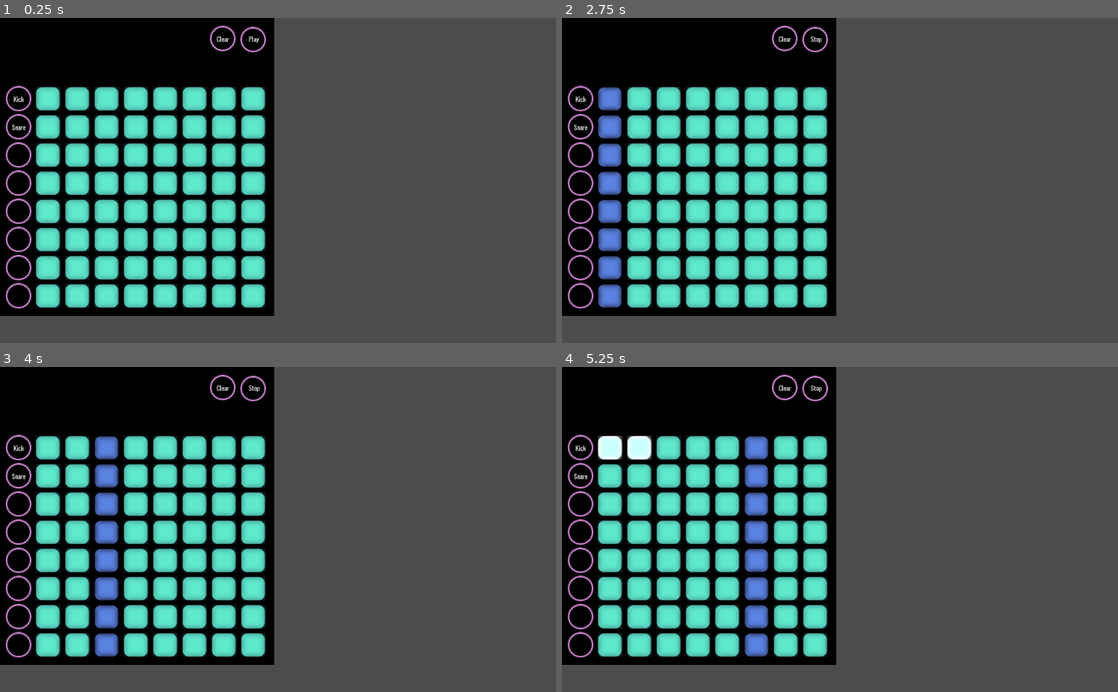
Above: before the commit, frames 1-4 (two rows, left to right).
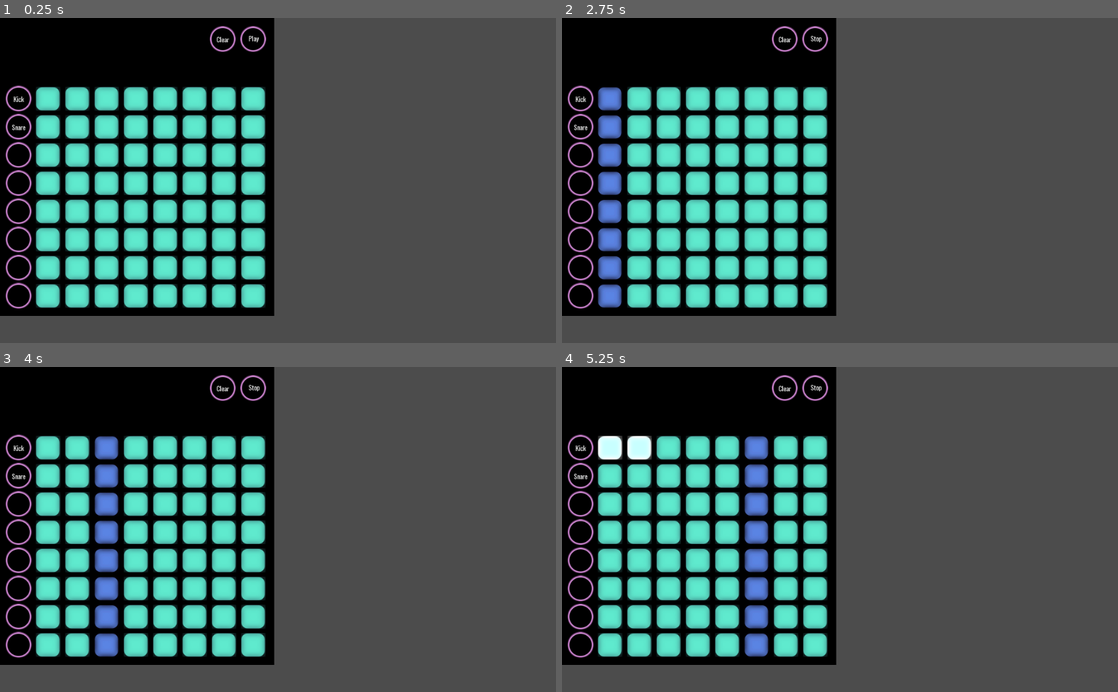
Above: after the commit, the same moments.

Repository: mdructor/beat_hacker
Game: Godot game, scene res://Assets/Scenes/Sequencer.tscn
Two runs of this game, one before a commit and one after it. Both use one fixed random seed, a clock stepped at 60 frames per second and the inputs below.
Inputs (mouse positions are in pixels of both pictures, inside the frame that each line leads up to):
- Up to frame 1 (0.25 s): no input
- Up to frame 2 (2.75 s): click "Play" at 0.5 s; click "Stop" at 1.25 s; click "Play" at 2 s
- Up to frame 3 (4 s): click "Clear" at 2.75 s; click "Kick" at 3.5 s
- Up to frame 4 (5.25 s): click (612, 448) at 4.25 s; click (639, 448) at 5.02 s

The runs differ from the first frame. In frame 1, 0.2% of the frame differs, in the area x 37-48%, y 2-11%; in frame 2, 0.2%; in frame 3, 0.2%; in frame 4, 0.2%.

Commit message:
Fix button sizing

Diff:
--- a/Assets/Scenes/Sequencer.tscn
+++ b/Assets/Scenes/Sequencer.tscn
@@ -18,9 +18,9 @@
 
 [node name="PlayButton" type="TextureButton" parent="."]
 margin_left = 442.0
-margin_top = 16.0
-margin_right = 490.0
-margin_bottom = 64.0
+margin_top = 15.0
+margin_right = 492.0
+margin_bottom = 65.0
 texture_normal = ExtResource( 3 )
 __meta__ = {
 "_edit_use_anchors_": false
@@ -39,9 +39,9 @@
 
 [node name="ClearButton" type="TextureButton" parent="."]
 margin_left = 386.0
-margin_top = 14.0
-margin_right = 434.0
-margin_bottom = 62.0
+margin_top = 15.0
+margin_right = 436.0
+margin_bottom = 65.0
 texture_normal = ExtResource( 3 )
 __meta__ = {
 "_edit_use_anchors_": false
